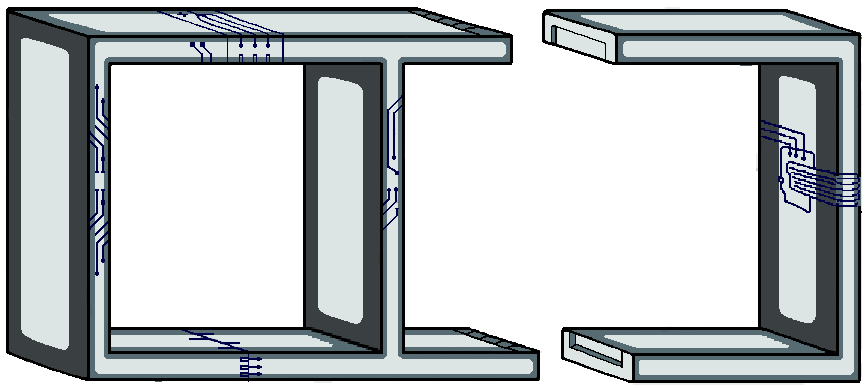
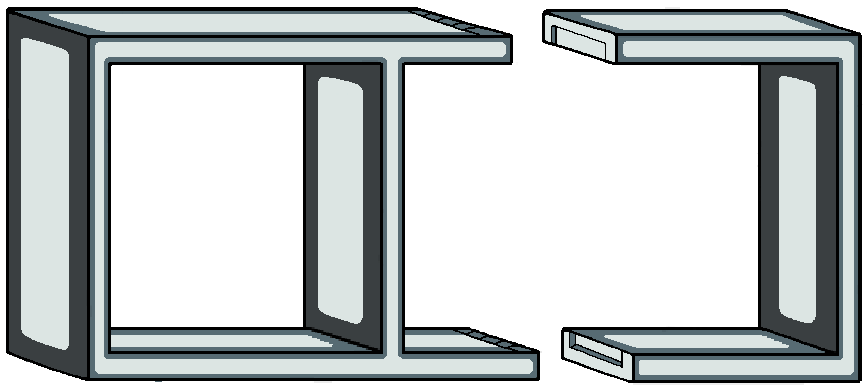
Two versions of the same layered image (868×388). Layer-by-layer changes:
painted on "INKS" over <box>8,12,758,381</box>
showed "FILL", painted on it over <box>835,169,862,214</box>
showed "BOX" over <box>87,33,862,382</box>
hid group "fun" (16 layers) over <box>88,11,862,382</box>
hid group "box_rt copy" (2 layers) over <box>761,120,862,213</box>
painted on "light blue" over <box>553,35,862,66</box>
painted on "base" (1st of 2, in "grey") over <box>605,35,862,377</box>
